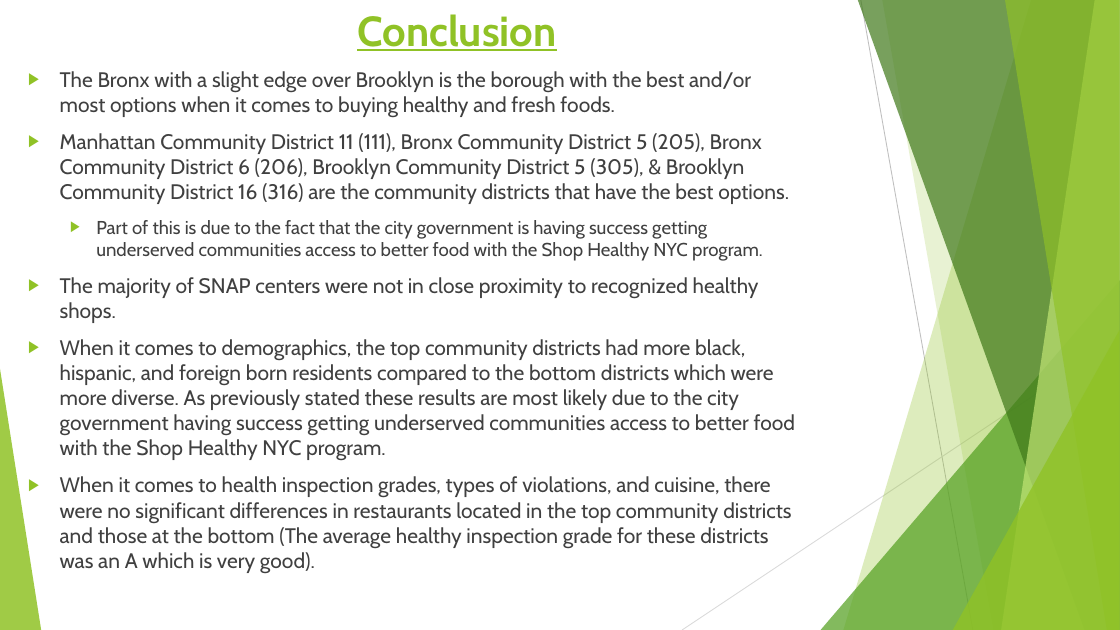
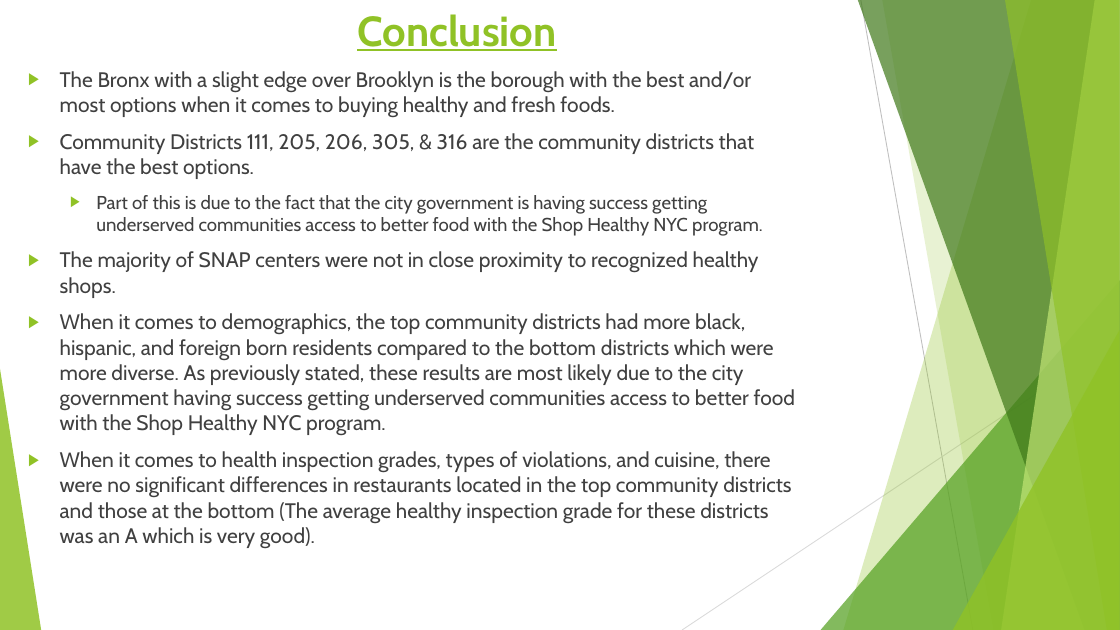
Before and after one commit to LJRollerII/NSS_Capstone_Project, a slide deck: slide 13 of presentation/Healthy_Food_Access_in_NYC.pptx. Drawn at 1120x630 pixels with LibreOffice and Linux fonts; fonts in the diff are those of the drawing. Boxes give left, top, right and bottom in pixels: in the first picture for what was removed or moved away, otherwise in the second. Text is boxed around its words. In the diff, an @@ line names an element or a change of style, - is before the commit and + after.

```diff
--- a/presentation/Healthy_Food_Access_in_NYC.pptx
+++ b/presentation/Healthy_Food_Access_in_NYC.pptx
@@ text at bbox=[60, 133, 754, 179]: text changed @@
-▶ Manhattan Community District 11 (111), Bronx Community District 5 (205), Bronx Community District 6 (206), Brooklyn Community District 5 (305), & Brooklyn Community District 16 (316) are the community districts that have the best options.
+▶ Community Districts 111, 205, 206, 305, & 316 are the community districts that have the best options.
@@ text at bbox=[60, 313, 795, 435]: text changed @@
-▶ When it comes to demographics, the top community districts had more black, hispanic, and foreign born residents compared to the bottom districts which were more diverse. As previously stated these results are most likely due to the city government having success getting underserved communities access to better food with the Shop Healthy NYC program.
+▶ When it comes to demographics, the top community districts had more black, hispanic, and foreign born residents compared to the bottom districts which were more diverse. As previously stated, these results are most likely due to the city government having success getting underserved communities access to better food with the Shop Healthy NYC program.
```
Also in this commit, not shown: 1 other slide changed.
